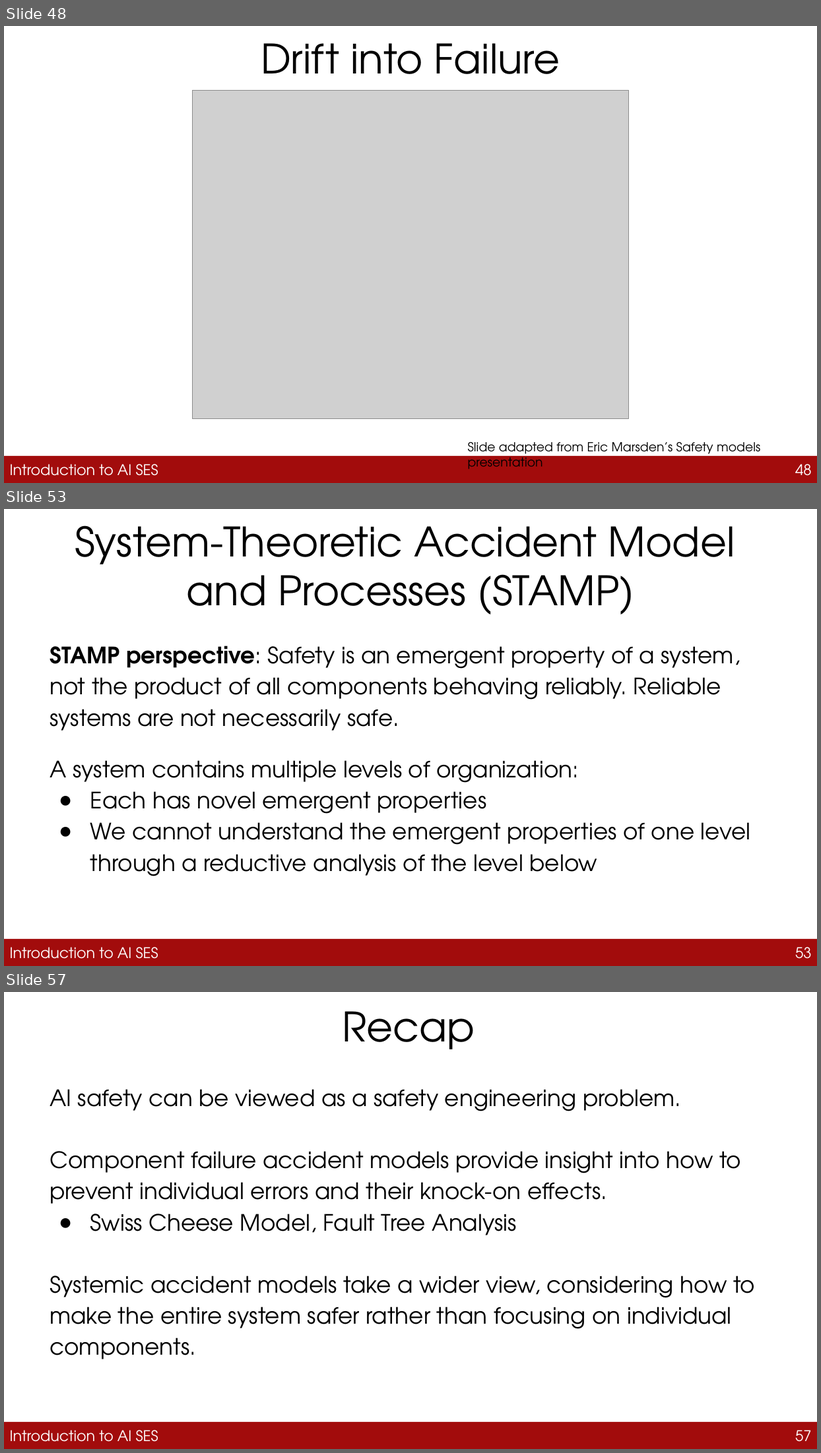
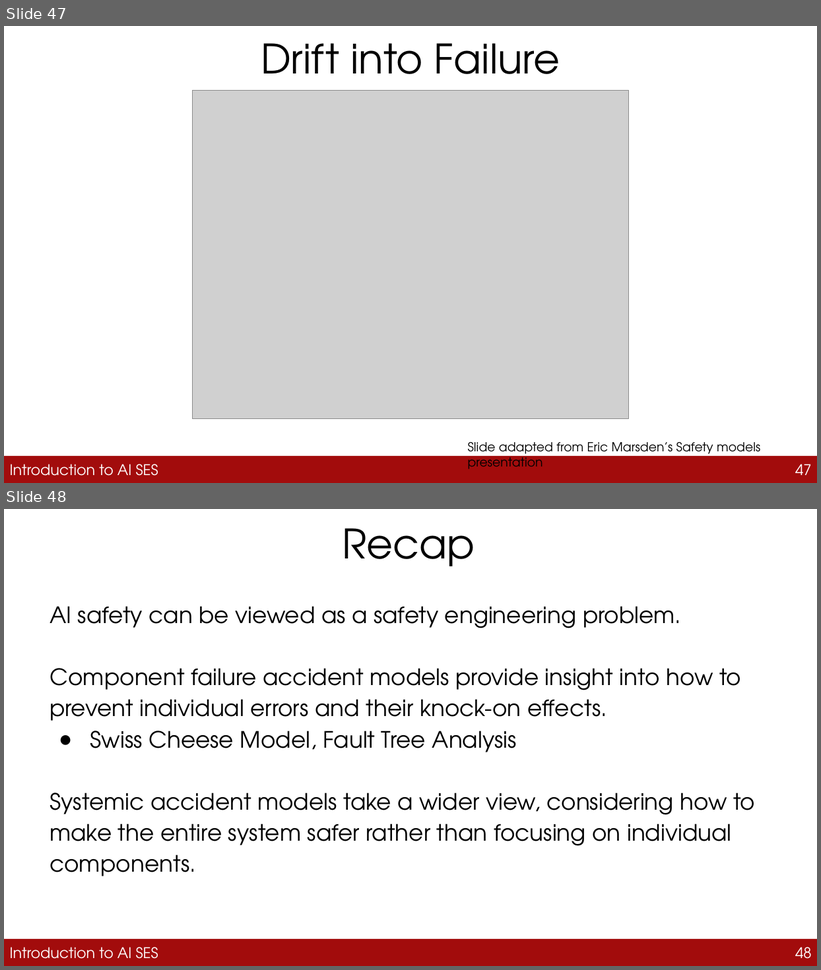
Before and after one commit to guhofstra/CSC163Fa26, a slide deck: PPTs/4_safety_engineering.pptx. Shown one above the other, each under a label of ours: slides 48, 53 and 57 before the commit, slides 47 and 48 after it; the slides between them are not shown. The pictures are 821x1453 and 821x970 pixels, drawn with LibreOffice and Linux fonts; fonts in the diff are those of the drawing; grey boxes stand for pictures. Boxes give left, top, right and bottom in pixels: in the first picture for what was removed or moved away, otherwise in the second. Text is boxed around its words. In the diff, an @@ line names an element or a change of style, - is before the commit and + after.

```diff
--- a/PPTs/4_safety_engineering.pptx
+++ b/PPTs/4_safety_engineering.pptx
@@ slide 53 removed at (4, 509, 817, 966), background #FFFFFF @@
@@ title removed at (75, 525, 735, 615) @@
-System-Theoretic Accident Model
-and Processes (STAMP)
@@ text removed at (50, 646, 741, 731) @@
-STAMP perspective: Safety is an emergent property of a system, not the product of all components behaving reliably. Reliable systems are not necessarily safe.
@@ text removed at (50, 760, 751, 877) @@
-A system contains multiple levels of organization:
-● Each has novel emergent properties
-● We cannot understand the emergent properties of one level through a reductive analysis of the level below
@@ rectangle removed at (4, 939, 817, 966) @@
@@ text removed at (10, 947, 158, 959) @@
-Introduction to AI SES
@@ page number removed at (795, 947, 812, 959) @@
-53
@@ what was slide 48 is now slide 47 @@
@@ page number at (795, 464, 812, 475): text changed @@
-48
+47
@@ what was slide 57 is now slide 48 @@
@@ page number at (795, 947, 812, 959): text changed @@
-57
+48
```
Also in this commit, not shown: 6 slides changed, 15 other slides removed, 4 other files.
